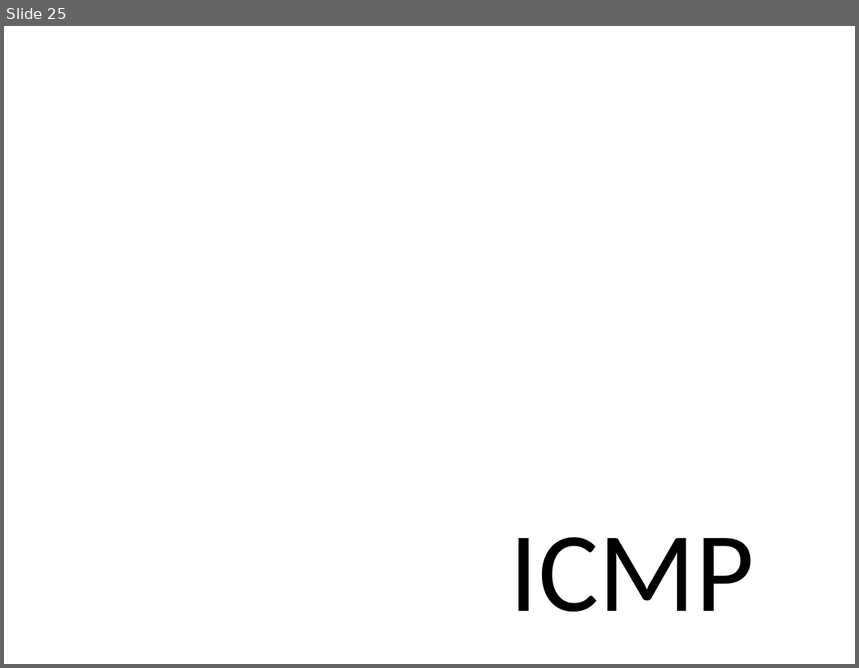
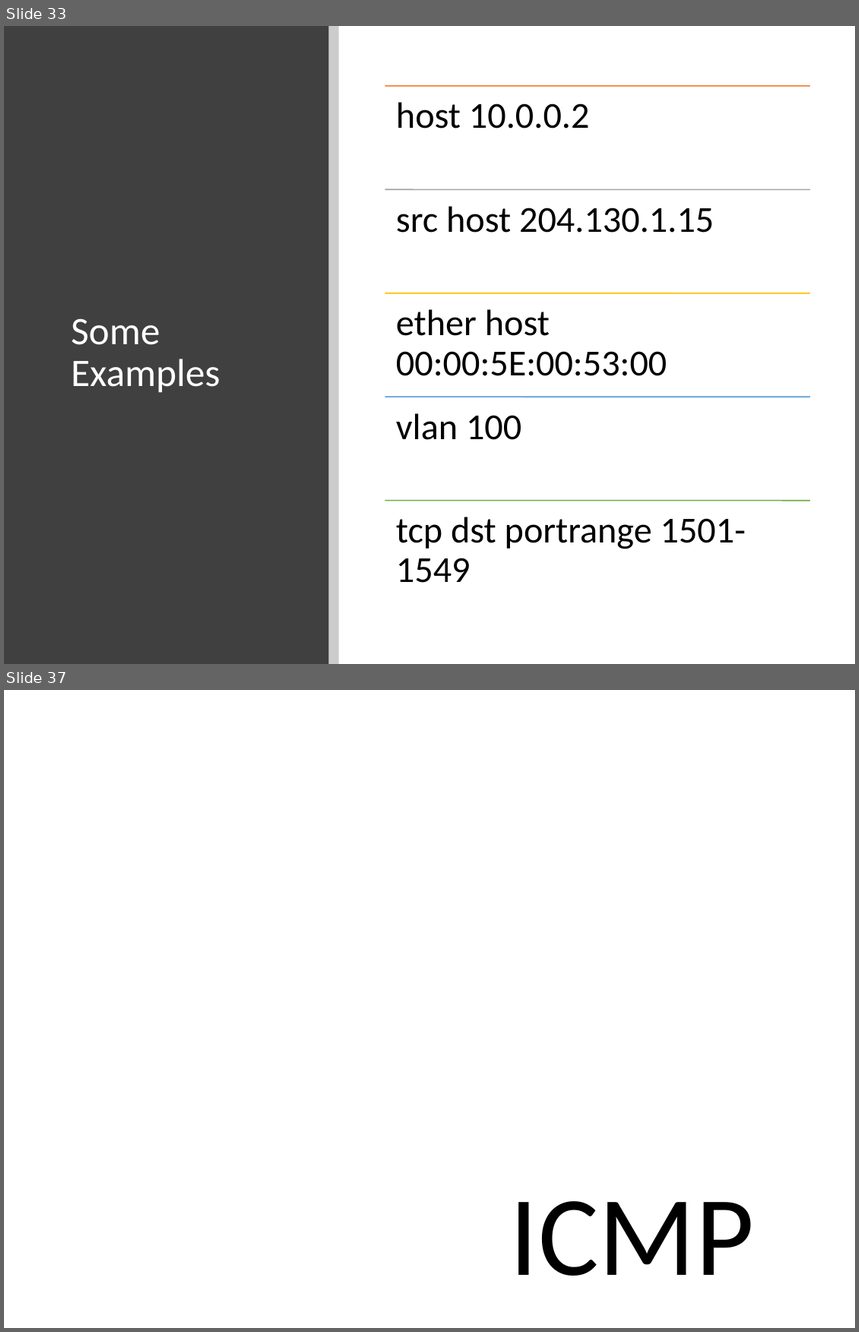
Before and after one commit to shirasael/20588, a slide deck: raw socket & libpcap & icmp.pptx. Shown one above the other, each under a label of ours: slide 25 before the commit, slides 33 and 37 after it; the slides between them are not shown. The pictures are 859x668 and 859x1332 pixels, drawn with LibreOffice and Linux fonts; fonts in the diff are those of the drawing; background and template pictures are left out. Boxes give left, top, right and bottom in pixels: in the first picture for what was removed or moved away, otherwise in the second. Text is boxed around its words. In the diff, an @@ line names an element or a change of style, - is before the commit and + after.

```diff
--- a/raw socket & libpcap & icmp.pptx
+++ b/raw socket & libpcap & icmp.pptx
@@ slide 33 added at <box>4,26,855,664</box>, background #FFFFFF @@
@@ rectangle added at <box>4,26,329,664</box>, fill #404040 @@
@@ rectangle added at <box>329,26,339,664</box>, fill #000000 at 20% opacity @@
@@ title added at <box>71,319,220,393</box>, 33 pt, text #FFFFFF @@
+Some Examples
@@ group added at <box>386,85,810,583</box>: 5 lines, 5 texts @@
+host 10.0.0.2
+src host 204.130.1.15
+ether host 00:00:5E:00:53:00
+vlan 100
+tcp dst portrange 1501-1549
@@ what was slide 25 is now slide 37 @@
```
Also in this commit, not shown: 2 slides changed, 16 other slides added, 4 slides removed.
